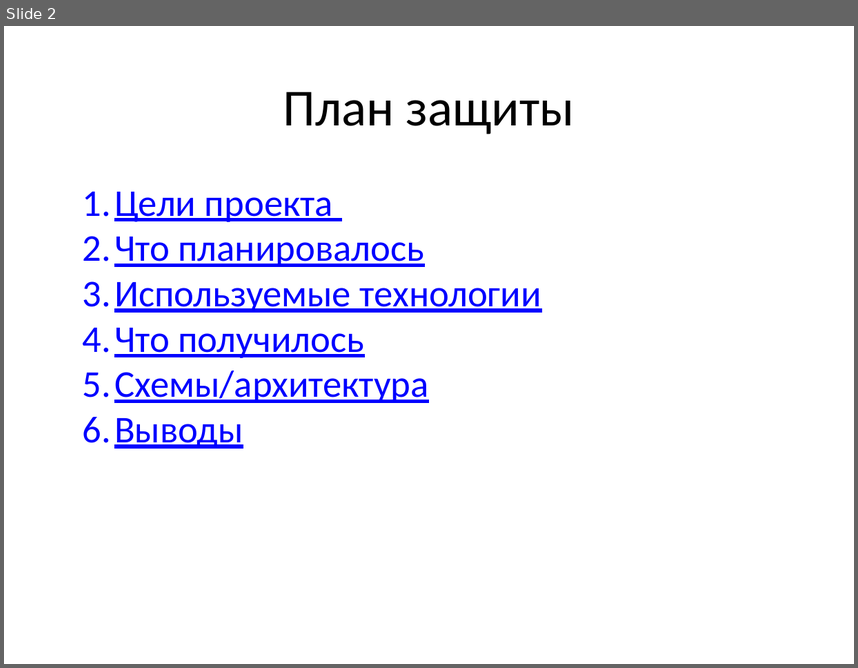
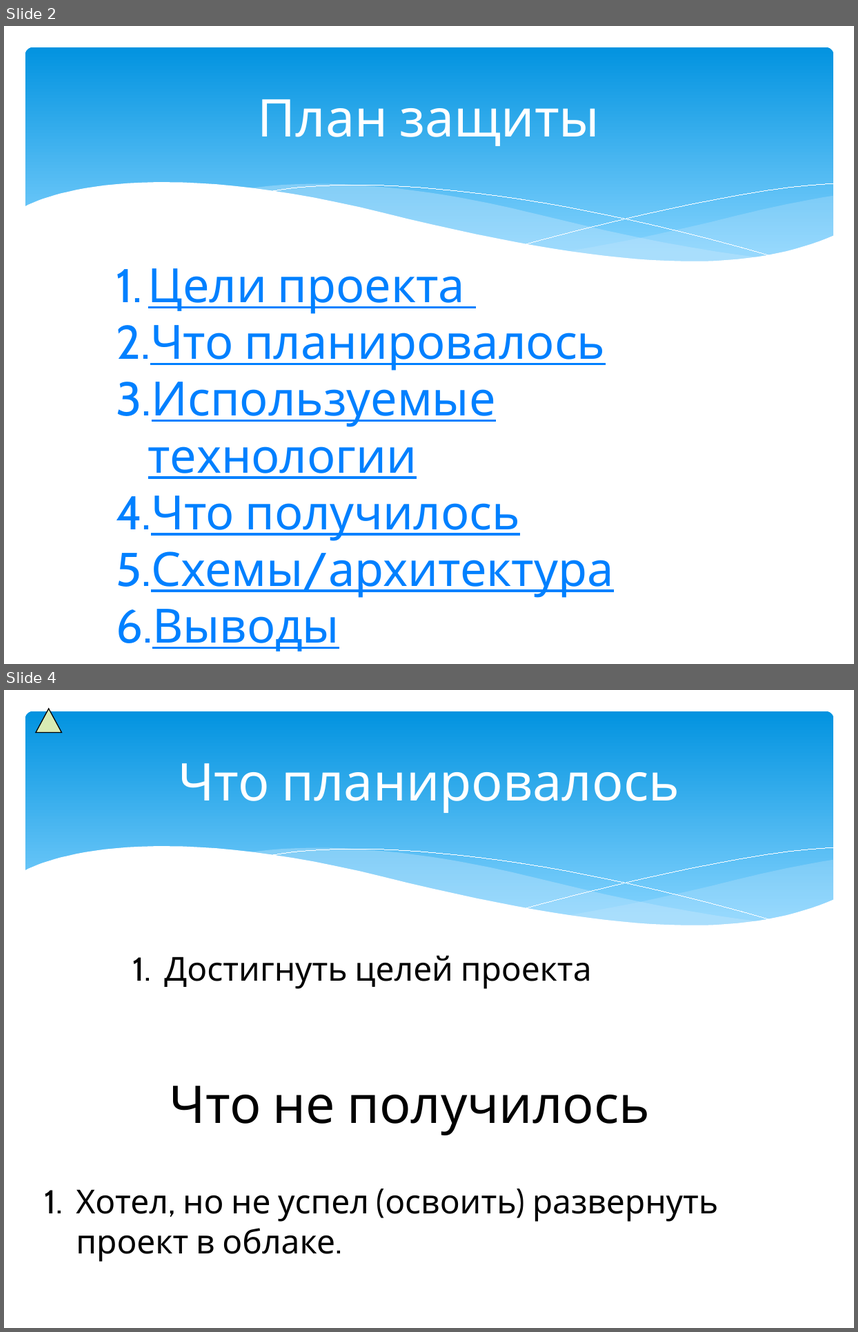
Before and after one commit to pavel-golovchan/2021-05-otus-spring, a slide deck: project-photo-blog/notes/prezentation.pptx. Shown one above the other, each under a label of ours: slide 2 before the commit, slides 2 and 4 after it; the slides between them are not shown. The pictures are 858x668 and 858x1332 pixels, drawn with LibreOffice and Linux fonts; fonts in the diff are those of the drawing. Boxes give left, top, right and bottom in pixels: in the first picture for what was removed or moved away, otherwise in the second. Text is boxed around its words. In the diff, an @@ line names an element or a change of style, - is before the commit and + after.

```diff
--- a/project-photo-blog/notes/prezentation.pptx
+++ b/project-photo-blog/notes/prezentation.pptx
@@ slide 4 added at <box>4,690,854,1328</box>, background #FFFFFF; not listed: 6 template elements that a slide beside it also shows @@
@@ freeform shape added at <box>36,709,61,733</box>, fill #D8EBB3, outline #000000 0.75 pt @@
@@ title added at <box>178,763,679,813</box>, 44 pt, text #FFFFFF @@
+Что планировалось
@@ text added at <box>164,955,592,989</box>, 28 pt, text #000000 @@
+1. Достигнуть целей проекта
@@ text added at <box>170,1085,650,1135</box>, 44 pt, text #000000 @@
+Что не получилось
@@ text added at <box>76,1189,719,1261</box>, 28 pt, text #000000 @@
+1. Хотел, но не успел (освоить) развернуть проект в облаке.
@@ slide 2 changed as well @@
@@ rounded rectangle added at <box>25,47,833,276</box>, fill gradient #0293E0 to #83D3FE @@
@@ title "План защиты": place and size @@
-title "План защиты" at <box>283,92,575,134</box>
+title "План защиты" at <box>258,99,599,146</box>
@@ title "План защиты" at <box>258,99,599,146</box>: font Calibri to Cabin, text colour #000000 to #FFFFFF @@
@@ group added at <box>23,183,835,305</box>: 5 freeform shapes @@
@@ text "Цели проекта": place and size @@
-text "Цели проекта" at <box>83,191,542,448</box>
+text "Цели проекта" at <box>116,268,614,651</box>
@@ text "Цели проекта" at <box>116,268,614,651</box>: size 32 to 40 pt, font Calibri to Cabin, text colour #0000FF to #0080FF @@
```
Also in this commit, not shown: 2 other slides changed, 7 other slides added, 5 slides removed, 7 other files.
